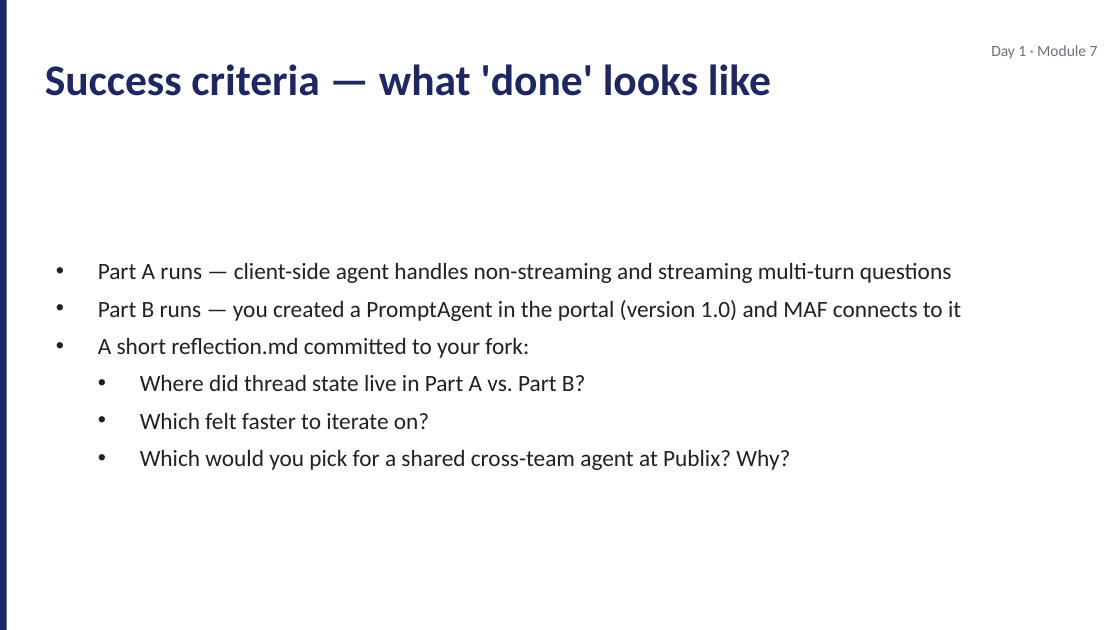
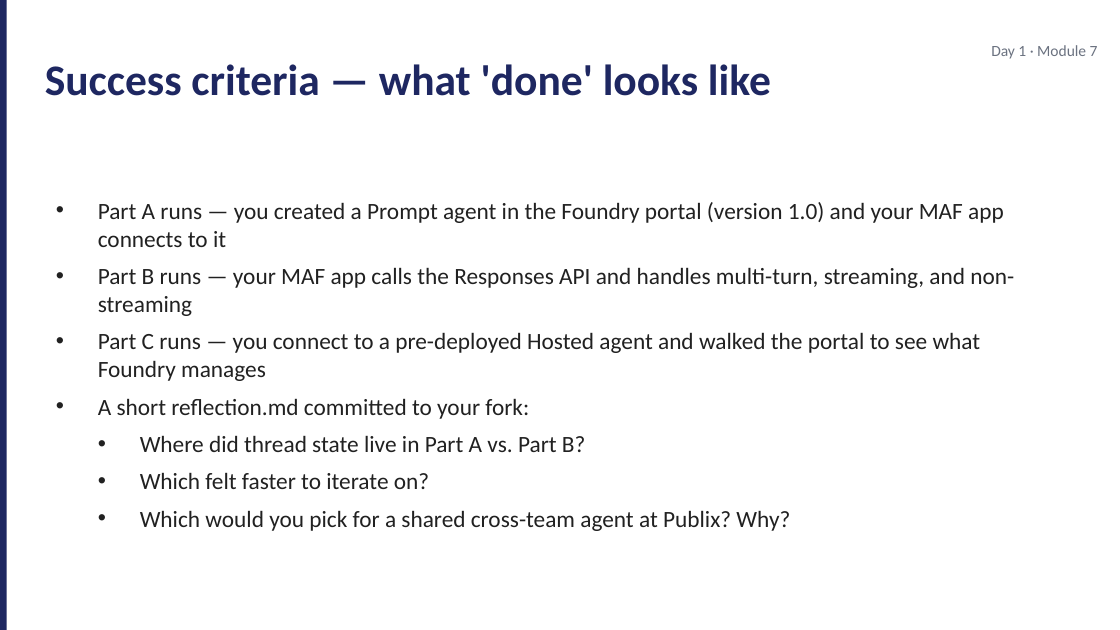
Before and after one commit to JimPiquant/Building-AI-Apps-and-Agents, a slide deck: slide 5 of decks/day1/module-7-lab-kickoff.pptx. Drawn at 1120x630 pixels with LibreOffice and Linux fonts; fonts in the diff are those of the drawing. Boxes give left, top, right and bottom in pixels: in the first picture for what was removed or moved away, otherwise in the second. Text is boxed around its words. In the diff, an @@ line names an element or a change of style, - is before the commit and + after.

```diff
--- a/decks/day1/module-7-lab-kickoff.pptx
+++ b/decks/day1/module-7-lab-kickoff.pptx
@@ text at <box>98,202,1014,381</box>: text changed @@
-• Part A runs — client-side agent handles non-streaming and streaming multi-turn questions
-• Part B runs — you created a PromptAgent in the portal (version 1.0) and MAF connects to it
+• Part A runs — you created a Prompt agent in the Foundry portal (version 1.0) and your MAF app connects to it
+• Part B runs — your MAF app calls the Responses API and handles multi-turn, streaming, and non-streaming
+• Part C runs — you connect to a pre-deployed Hosted agent and walked the portal to see what Foundry manages
```
Also in this commit, not shown: 4 other slides changed, 26 other files.
